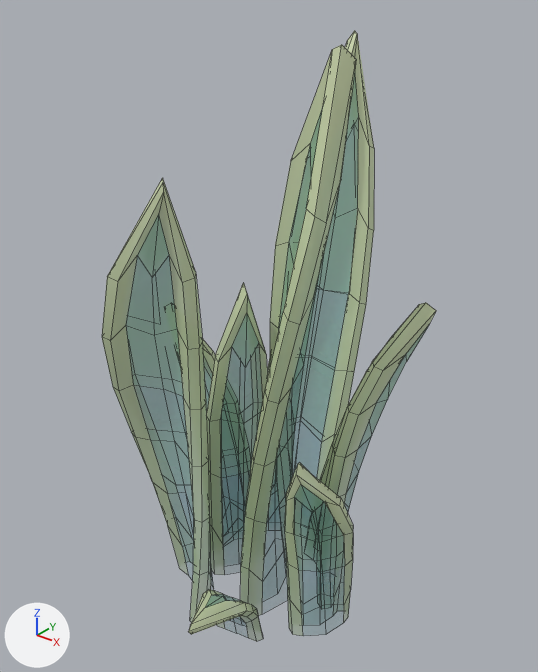
The FBX model Assets/Models/Tiny Treats plants/sansevieria_plant_large.fbx as it was, and as the next commit left it.
Before and after are seen from a camera (50 mm lens) standing at (1.84, -2.28, 2.77) and looking at (-0.04, 0.08, 1.31). The axes (+X, +Y, +Z) are drawn at lower left. The lights are the same throughout. Mesh edges are drawn as thin lines. Objects named as collision shapes, trigger or cutter boxes, shadow casters or lower levels of detail are left out. Where no turn or scale is listed for an object, it has been applied to the vertices.

In view in the first picture: 'sansevieria_plant_large'.
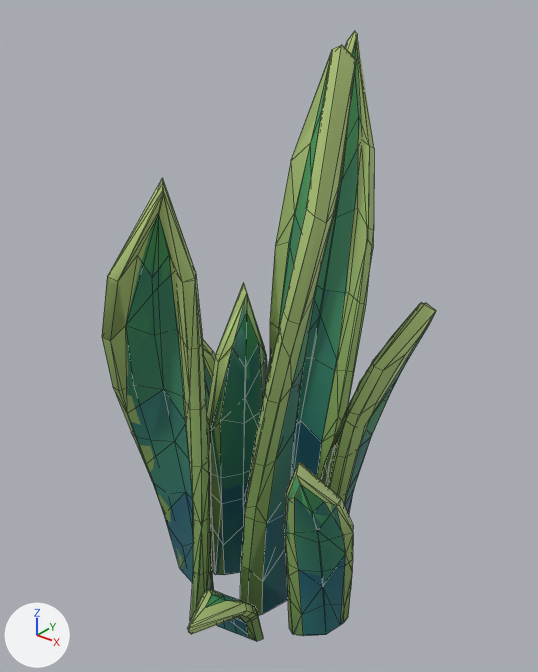
Pixel boxes (x1, y1, x2, y2) of what changed, in the pictures (538 x 672 px):
```json
{"object": "sansevieria_plant_large", "change": "surface changed", "before": [102, 30, 436, 642], "after": [102, 30, 436, 642]}
{"object": "sansevieria_plant_large_LOD1", "change": "added", "after": [102, 30, 433, 642], "on screen": "green"}
```

The change, as JSON lines over the scene's bpy script:
```json
{"op": "set", "path": "img_tiny_treats_texture_1_png", "old": "load_image('tiny_treats_texture_1.png', 'tiny_treats_texture_1.png', 1024, 1024, 'Non-Color')", "new": "load_image('tiny_treats_texture_1.png', 'tiny_treats_texture_1.png', 1024, 1024, 'sRGB')"}
{"op": "remove", "block": "mat_tiny_treats_1", "code": "n3 = _N.new('ShaderNodeTexImage'); n3.name = 'Image Texture.001'"}
{"op": "remove", "block": "mat_tiny_treats_1", "code": "n3.image = img_tiny_treats_texture_1_png"}
{"block": "mat_tiny_treats_1", "where": "n0 = _N.new('ShaderNodeBsdfPrincipled'); n0.name = 'Principled BSDF'"}
{"op": "remove", "block": "mat_tiny_treats_1", "code": "_L.new(n3.outputs[0], n0.inputs[4])  # 'Color' to 'Alpha'"}
{"block": "mat_tiny_treats_1", "where": "n2 = _N.new('ShaderNodeTexImage'); n2.name = 'Image Texture'"}
{"op": "add", "block": "mat_tiny_treats_1", "code": "_L.new(n2.outputs[1], n0.inputs[4])  # 'Alpha' to 'Alpha'"}
{"op": "add", "block": "me_sansevieria_plant_large_001", "code": ["me_sansevieria_plant_large_001 = bpy.data.meshes.new('sansevieria_plant_large.001')", "me_sansevieria_plant_large_001.from_pydata(...)  # 372 vertices, 457 faces; spans x -0.61..0.68, y -0.75..0.96, z -0.06..2.56", "me_sansevieria_plant_large_001.materials.append(mat_tiny_treats_1)  # picture img_tiny_treats_texture_1_png"]}
{"op": "add", "block": "ob_sansevieria_plant_large_lod1", "code": ["ob_sansevieria_plant_large_lod1 = bpy.data.objects.new('sansevieria_plant_large_LOD1', me_sansevieria_plant_large_001)", "ob_sansevieria_plant_large_lod1.location = (0.0, 0.0, 0.0)"]}
```
